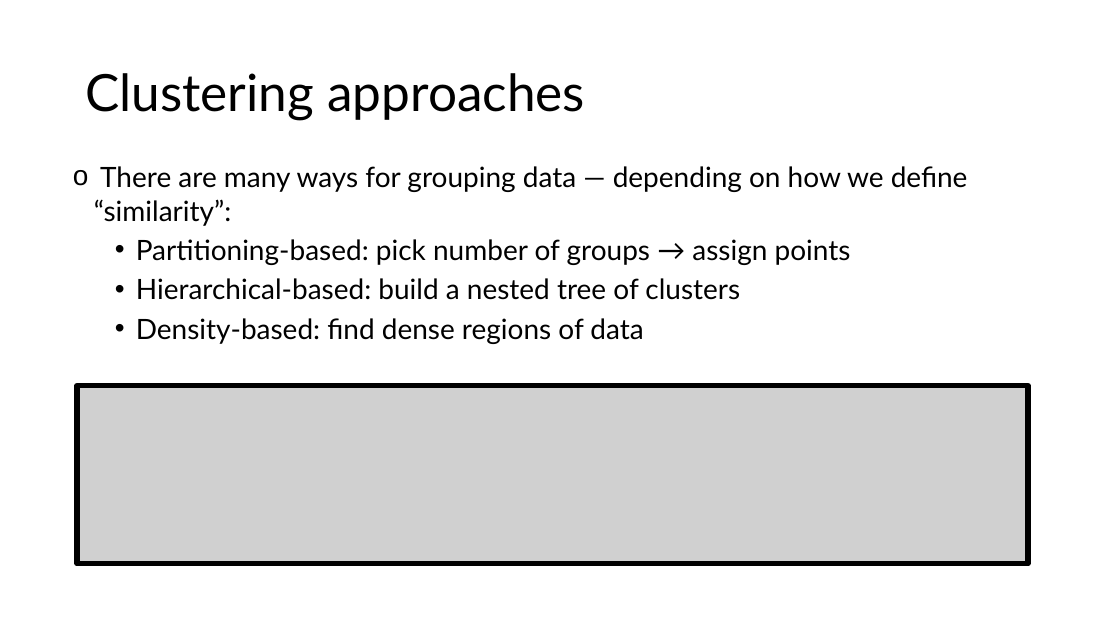
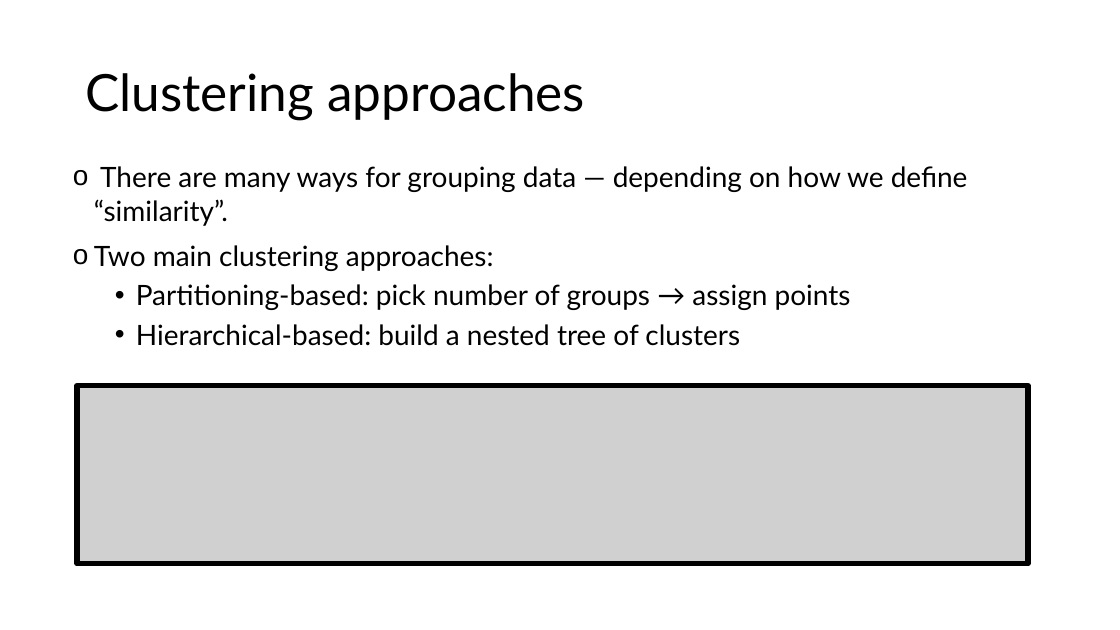
Before and after one commit to juliagallucci/Teaching_demonstrations, a slide deck: slide 5 of slide_decks/Clustering-demo1.pptx. Drawn at 1120x630 pixels with LibreOffice and Linux fonts; fonts in the diff are those of the drawing; grey boxes stand for pictures. Boxes give left, top, right and bottom in pixels: in the first picture for what was removed or moved away, otherwise in the second. Text is boxed around its words. In the diff, an @@ line names an element or a change of style, - is before the commit and + after.

Commit message:
Small typo

```diff
--- a/slide_decks/Clustering-demo1.pptx
+++ b/slide_decks/Clustering-demo1.pptx
@@ text at box(94, 166, 968, 271): text changed @@
-o There are many ways for grouping data — depending on how we define “similarity”:
+o There are many ways for grouping data — depending on how we define “similarity”.
+o Two main clustering approaches:
@@ text at box(136, 318, 643, 344): paragraph removed @@
-  • Density-based: find dense regions of data
```
Also in this commit, not shown: 1 other slide changed.
